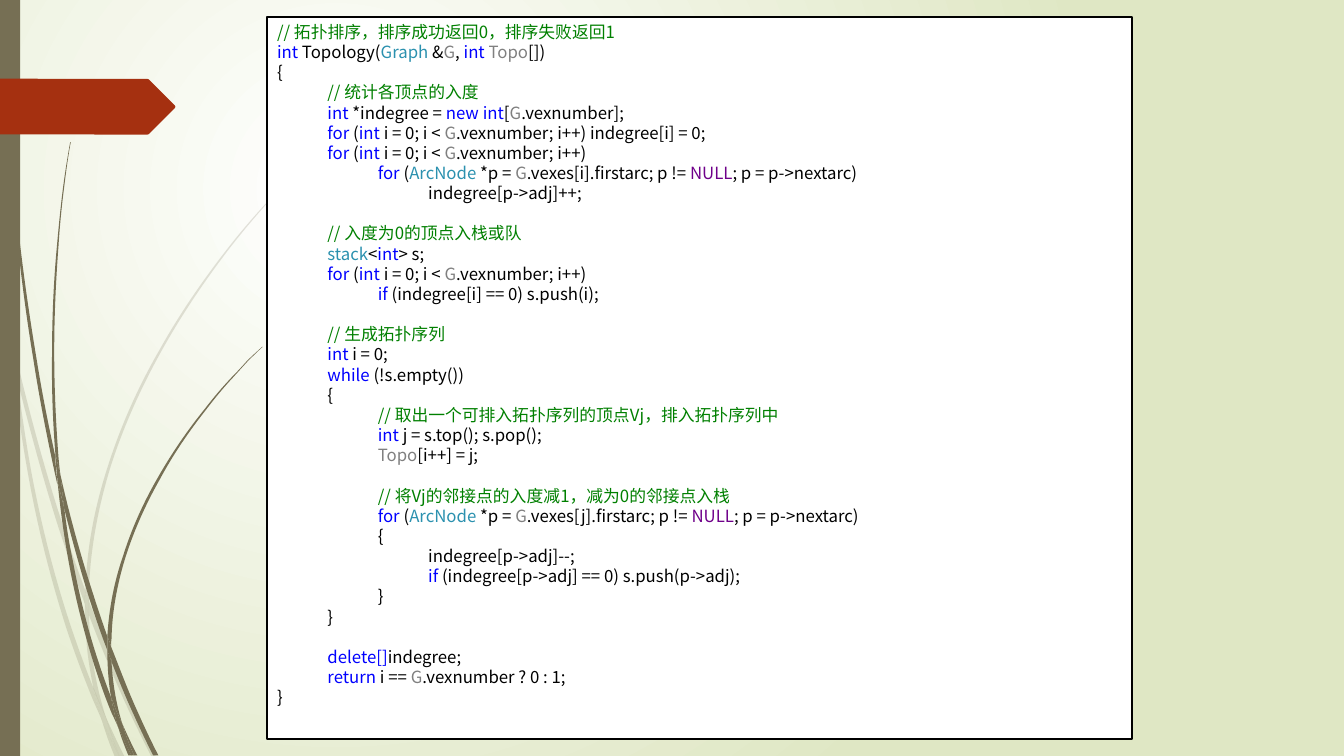
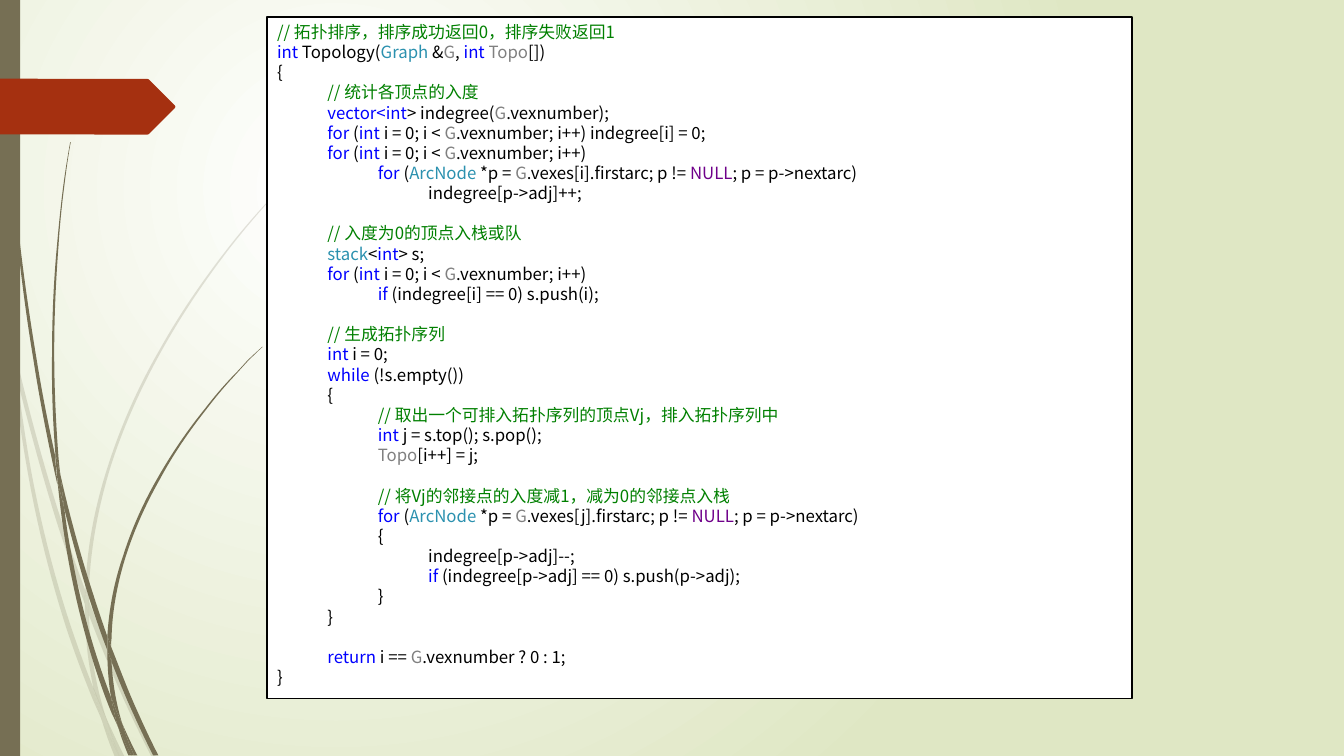
Before and after one commit to TeacherPeng/Datastruct, a slide deck: slide 59 of 教案/第07章 图.pptx. Drawn at 1344x756 pixels with LibreOffice and Linux fonts; fonts in the diff are those of the drawing. Boxes give left, top, right and bottom in pixels: in the first picture for what was removed or moved away, otherwise in the second. Text is boxed around its words. In the diff, an @@ line names an element or a change of style, - is before the commit and + after.

```diff
--- a/教案/第07章 图.pptx
+++ b/教案/第07章 图.pptx
@@ rectangle "// 拓扑排序，排序成功返回0，排序失败返回1": place and size @@
-rectangle "// 拓扑排序，排序成功返回0，排序失败返回1" at [267,17,1132,740]
+rectangle "// 拓扑排序，排序成功返回0，排序失败返回1" at [267,17,1132,700]
@@ text in rectangle at [327,105,609,123]: text changed @@
-  int *indegree = new int[G.vexnumber];
+  vector<int> indegree(G.vexnumber);
@@ text in rectangle at [327,649,461,668]: paragraph removed @@
-  delete[]indegree;
```
Also in this commit, not shown: 3 other slides changed, 3 other files.
